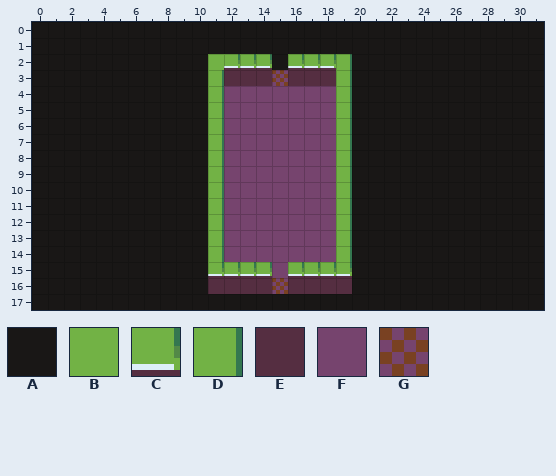
Tiled map: MonoGameWindowsStarter/Content/Maps/Room_3_--++.tmx. The first picture shows the starting point.
Cells are 8x8 px. Shown: x 0..31, y 0..17.
Key: from "DungeonTileSet": A 0, B 1, C 2, D 3, E 4, F 15, G 21.
_ is an empty cell, # one hidden under a higher layer.
Layers that did not change in this view are not listed.
Layer "Background" before, first column x 0:
 0 AAAAAAAAAAAAAAAAAAAAAAAAAAAAAAAA
 1 AAAAAAAAAAAAAAAAAAAAAAAAAAAAAAAA
 2 AAAAAAAAAAABCCC#CCCDAAAAAAAAAAAA
 3 AAAAAAAAAAADEEEGEEEDAAAAAAAAAAAA
 4 AAAAAAAAAAADFFFFFFFDAAAAAAAAAAAA
 5 AAAAAAAAAAADFFFFFFFDAAAAAAAAAAAA
 6 AAAAAAAAAAADFFFFFFFDAAAAAAAAAAAA
 7 AAAAAAAAAAADFFFFFFFDAAAAAAAAAAAA
 8 AAAAAAAAAAADFFFFFFFDAAAAAAAAAAAA
 9 AAAAAAAAAAADFFFFFFFDAAAAAAAAAAAA
10 AAAAAAAAAAADFFFFFFFDAAAAAAAAAAAA
11 AAAAAAAAAAADFFFFFFFDAAAAAAAAAAAA
12 AAAAAAAAAAADFFFFFFFDAAAAAAAAAAAA
13 AAAAAAAAAAADFFFFFFFDAAAAAAAAAAAA
14 AAAAAAAAAAADFFFFFFFDAAAAAAAAAAAA
15 AAAAAAAAAAA____F____AAAAAAAAAAAA
16 AAAAAAAAAAAEEEEGEEEEAAAAAAAAAAAA
17 AAAAAAAAAAAAAAA#AAAAAAAAAAAAAAAA
The result:
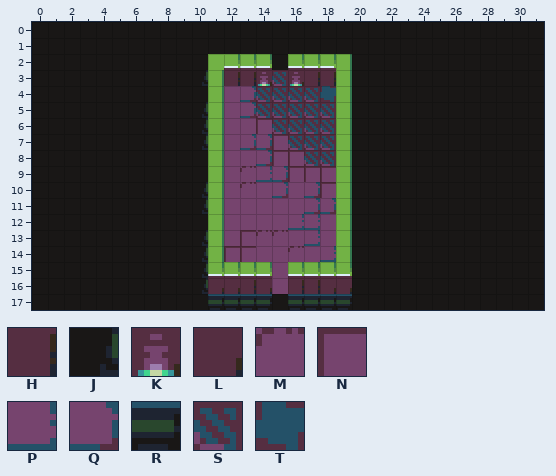
Further tiles: from "DungeonTileSet": H 5, J 7, K 12, L 13, M 16, N 17, P 19, Q 24, R 46, S 52, T 86.
Changes in this commit:
Layer "Background":
Tile F replaces tile G in row 16 at x 15.
Tile H replaces tile E in row 3 at x 12 to 13 and 17 to 18; in row 16 at x 13 and 16 to 17.
Tile J replaces tile A in row 3 at x 10; in rows 5 to 7 at x 10; in rows 10 to 11 at x 10; in rows 13 to 16 at x 10.
Tile K replaces tile E in row 3 at x 14 and 16.
Tile L replaces tile E in row 16 at x 11 to 12, 14 and 18 to 19.
Tile M replaces tile F in rows 9 to 10 at x 13; in row 13 at x 14 to 15; in row 14 at x 16.
Tile N replaces tile F in row 6 at x 14; in row 7 at x 15; in row 8 at x 15 to 16; in row 9 at x 16 to 18; in row 10 at x 18; in row 13 at x 13.
Tile N replaces tile F in row 14 at x 12 to 13.
Tile P replaces tile F in row 9 at x 14; in row 12 at x 16 to 17; in row 13 at x 17; in row 14 at x 18.
Tile Q replaces tile F in rows 4 to 5 at x 13; in row 7 at x 13 to 14; in row 8 at x 14; in row 9 at x 15; in row 10 at x 15 and 17; in row 11 at x 17 to 18.
Tile R replaces tile A in row 17 at x 11 to 14 and 16 to 19.
Tile S replaces tile F in row 4 at x 14 to 17; in row 5 at x 14 to 18; in row 6 at x 15 to 18; in row 7 at x 16 to 18; in row 8 at x 17 to 18.
Tile S replaces tile G in row 3 at x 15.
Tile T replaces tile F in row 4 at x 18.
